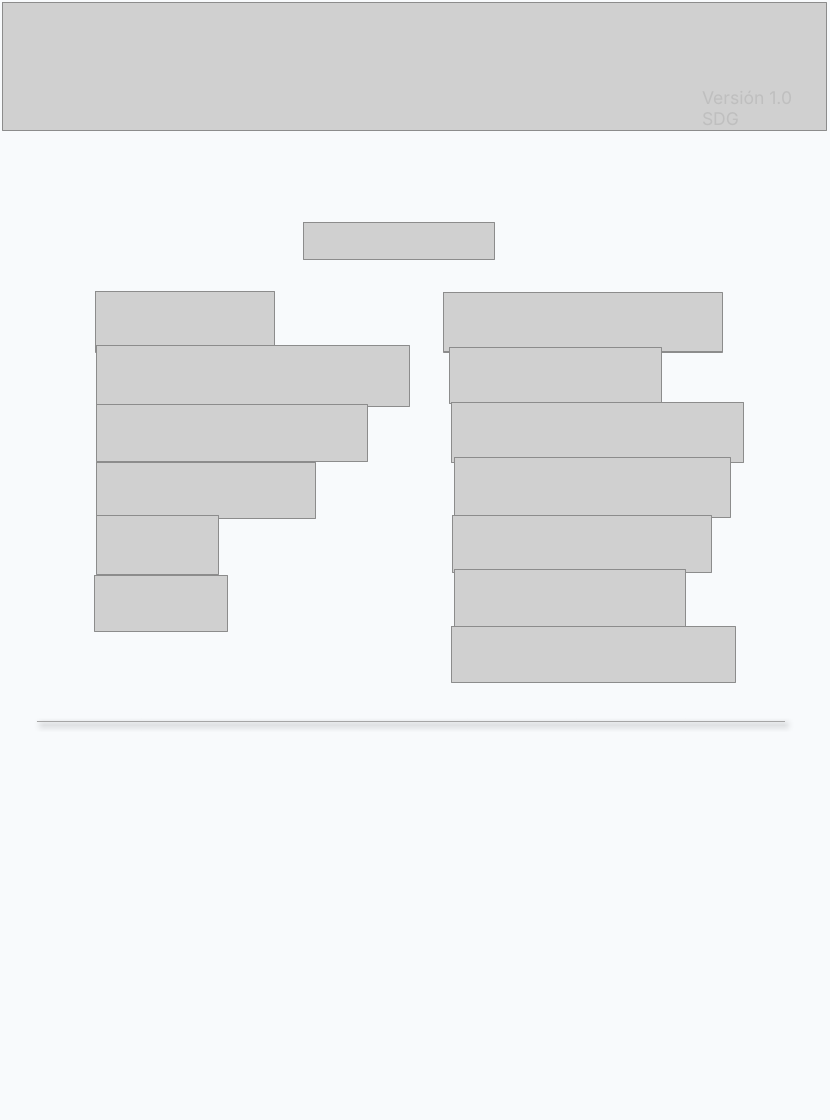
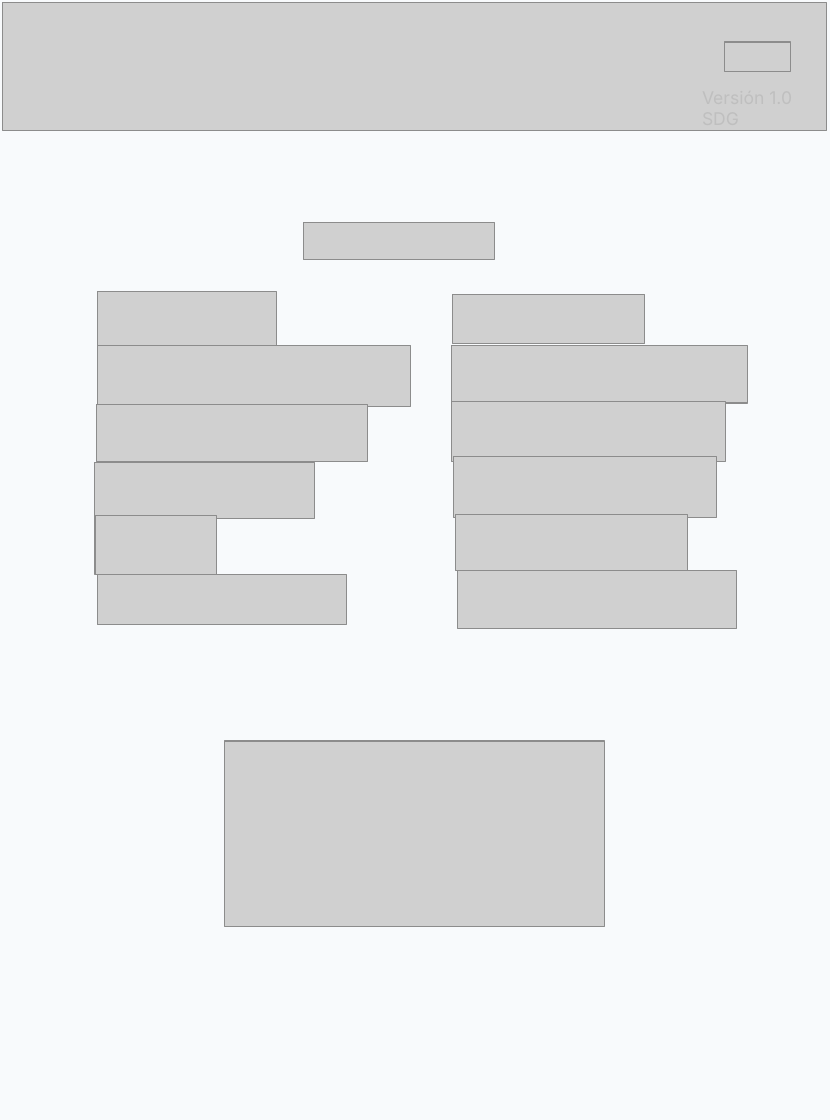
Before and after one commit to rolday93-debug/Conversor, a slide deck: slide 1 of manual/manual.pptx. Drawn at 830x1120 pixels with LibreOffice and Linux fonts; fonts in the diff are those of the drawing; grey boxes stand for pictures. Boxes give left, top, right and bottom in pixels: in the first picture for what was removed or moved away, otherwise in the second. Text is boxed around its words. In the diff, an @@ line names an element or a change of style, - is before the commit and + after.

```diff
--- a/manual/manual.pptx
+++ b/manual/manual.pptx
@@ picture added at bbox=[725, 42, 791, 72] @@
@@ picture: place and size @@
-picture at bbox=[443, 293, 722, 352]
+picture at bbox=[452, 294, 644, 344]
@@ picture: place and size @@
-picture at bbox=[450, 348, 662, 404]
+picture at bbox=[451, 346, 747, 403]
@@ picture: place and size @@
-picture at bbox=[452, 403, 745, 463]
+picture at bbox=[451, 402, 726, 462]
@@ picture: place and size @@
-picture at bbox=[455, 459, 730, 518]
+picture at bbox=[453, 458, 717, 518]
@@ picture: place and size @@
-picture at bbox=[452, 516, 712, 573]
+picture at bbox=[456, 516, 688, 572]
@@ picture removed at bbox=[95, 576, 228, 632] @@
@@ picture added at bbox=[97, 575, 346, 625] @@
@@ picture: place and size @@
-picture at bbox=[455, 571, 686, 629]
+picture at bbox=[458, 571, 737, 629]
@@ picture removed at bbox=[452, 626, 736, 682] @@
@@ line removed from (37, 722) to (786, 722) @@
@@ picture added at bbox=[225, 741, 604, 927] @@
```
Also in this commit, not shown: 1 other slide changed, 7 slides added, 3 slides removed, 9 other files.
